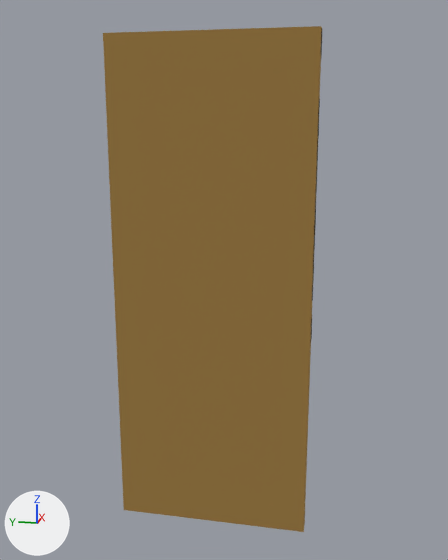
The glTF model public/models/nose_light_l.glb, before and after one commit.
One viewpoint serves both versions: a 50 mm camera at (-0.88, -0.261, -0.17) aimed at (0.311, -0.022, -0.468). Arrows for +X, +Y and +Z are at lower left; the lights stay in place. The picture after the commit comes second. Vertices at exactly the same position are counted once.

Script lines for the objects in view, before the commit:
```python
me_cube = bpy.data.meshes.new('Cube')
me_cube.from_pydata(...)  # 88 vertices, 132 faces; spans x 0.28..0.325, y -0.2..0.2, z -1.0..0.0
# faces by material slot: [12, 36, 12, 60, 12]
me_cube.materials.append(mat_paint)  # brown #9c7a3e
me_cube.materials.append(mat_metal_dark)  # dark grey #4a4744
me_cube.materials.append(mat_light)  # yellow #fff0a0
me_cube.materials.append(mat_metal_light)  # grey #8a8a84
me_cube.materials.append(mat_soot)  # black #1e1a18
ob_nose_light_l = bpy.data.objects.new('nose_light_l', me_cube)
ob_nose_light_l.location = (0.0, 0.0, 0.0)
```
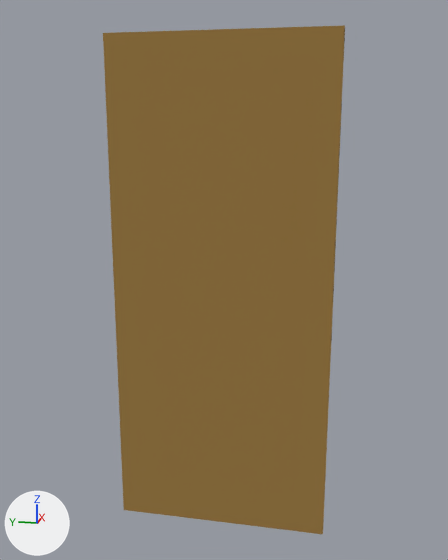
The newer file is also turned or shifted as a whole; pictures and numbers use the older file's frame.

Pixel boxes (x1, y1, x2, y2) of what changed, in the pictures (448 x 560 px):
'nose_light_l', reshaped (10% wider): before (103, 26, 322, 532); after (103, 25, 345, 534)

The change, as a diff of the scene's bpy script:
```diff
--- a/public/models/nose_light_l.glb.py
+++ b/public/models/nose_light_l.glb.py
@@ me_cube @@
 # used by ob_nose_light_l; location = (0.0, 0.0, 0.0)
-me_cube.from_pydata(...)  # 88 vertices, 132 faces; spans x 0.28..0.325, y -0.2..0.2, z -1.0..0.0
+me_cube.from_pydata(...)  # 88 vertices, 132 faces; spans x 0.28..0.325, y -0.24..0.2, z -1.0..0.0
+# me_cube part 1: all 32 vertices in x 0.28..0.325, y -0.2, z -1.0..0.0 are moved by (0.0, -0.04, 0.0)
 me_cube.materials.append(mat_paint)
```
